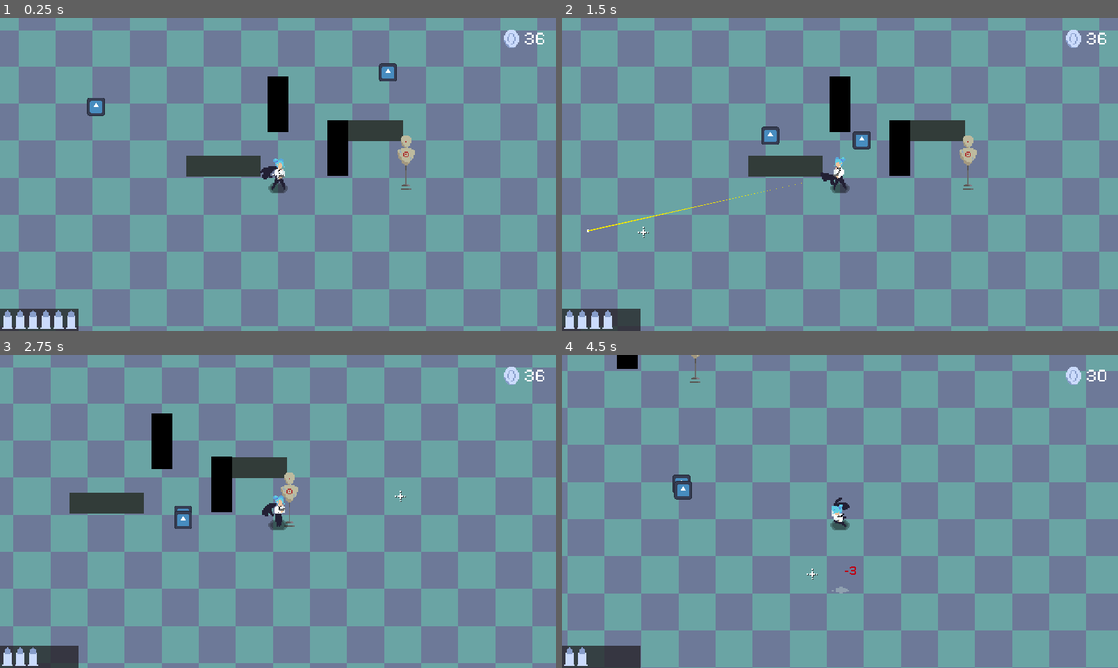
Above: before the commit, frames 1-4 (two rows, left to right).
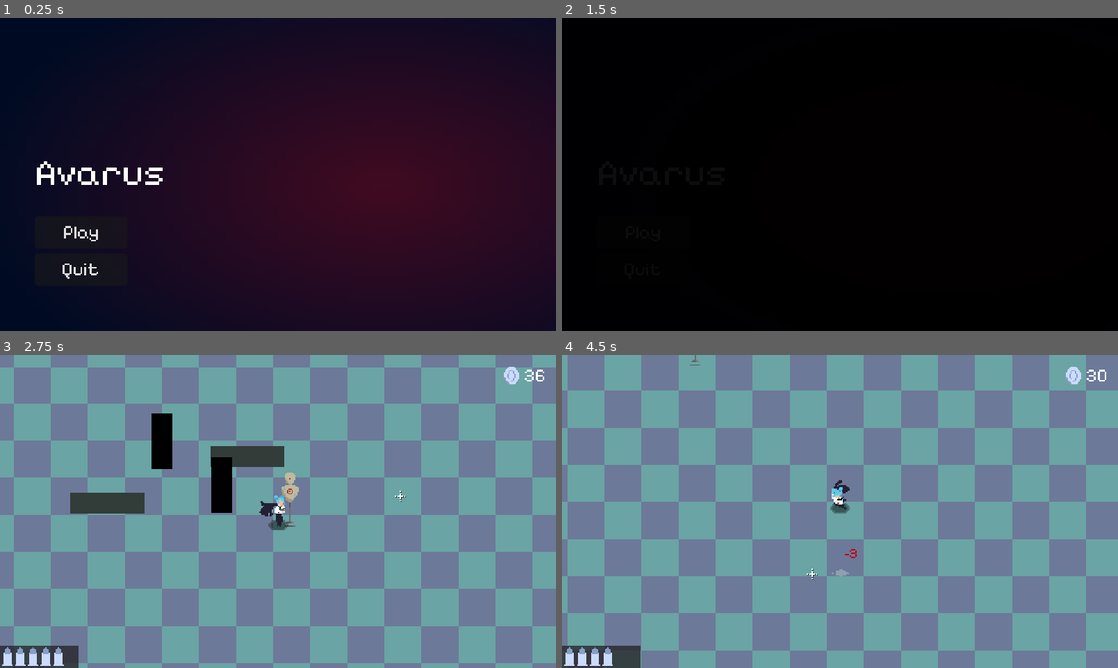
Above: after the commit, the same moments.

Repository: Niimphu/JGJ24
Game: Godot game, scene res://scenes/menu/main_menu.tscn
The game is run twice, just before and just after one commit, with the same random seed, the same clock (stepped at 60 frames per second) and the same inputs. Before the commit the project starts from res://scenes/game/game.tscn. The engine's default icon, where the game draws it, is replaced by a stand-in: a white triangle on a blue panel in a dark square.
Inputs (mouse positions are in pixels of both pictures, inside the frame that each line leads up to):
- Up to frame 1 (0.25 s): no input
- Up to frame 2 (1.5 s): click (645, 233) at 0.5 s, where only the run after the commit has a clickable "Play"; click (645, 233) at 1.25 s, where only the run after the commit has a clickable "Play"
- Up to frame 3 (2.75 s): move the mouse to (400, 495) at 2.02 s; hold D (move_right) from 2.03 s (still down); click (400, 495) at 2.1 s
- Up to frame 4 (4.5 s): move the mouse to (728, 527) at 2.77 s; release D (move_right) at 2.78 s; hold S (move_down) 2.78-3.53 s; tap Space (roll) at 2.85, 4.35 s; move the mouse to (895, 442) at 3.52 s; hold D (move_right) 3.53-4.28 s; click (895, 442) at 3.6 s; move the mouse to (812, 574) at 4.27 s; hold W (move_up) from 4.28 s (still down)

The runs differ from the first frame. In frame 1, 100% of the frame differs, in the area x 0-100%, y 0-100%; in frame 2, 99%; in frame 3, 2.0%; in frame 4, 49%.

Commit message:
game looking like a game

Diff:
--- a/project.godot
+++ b/project.godot
@@ -11,7 +11,7 @@
 [application]
 
 config/name="Avarus"
-run/main_scene="res://scenes/game/game.tscn"
+run/main_scene="res://scenes/menu/main_menu.tscn"
 config/features=PackedStringArray("4.3", "GL Compatibility")
 config/icon="res://icon.svg"
 
--- a/scenes/entities/test_enemy.gd
+++ b/scenes/entities/test_enemy.gd
@@ -6,6 +6,15 @@
 @export var player: Node2D
 @onready var Navigator := $NavigationAgent2D
 var hit_count = 0
+
+func _ready():
+	set_process(false)
+
+
+func begin(player_node: CharacterBody2D):
+	player = player_node
+	set_process(true)
+
 
 func _physics_process(_delta):
 	var direction: Vector2 = to_local(Navigator.get_next_path_position()).normalized()
--- a/scenes/game.tres
+++ b/scenes/game.tres
@@ -1,6 +1,15 @@
-[gd_resource type="Theme" load_steps=2 format=3 uid="uid://bux7k08p0mmee"]
+[gd_resource type="Theme" load_steps=5 format=3 uid="uid://bux7k08p0mmee"]
 
 [ext_resource type="FontFile" uid="uid://csbc04dv7j2bo" path="res://assets/PixelifySans-VariableFont_wght.ttf" id="1_cdi6j"]
 
+[sub_resource type="StyleBoxEmpty" id="StyleBoxEmpty_st22f"]
+
+[sub_resource type="StyleBoxEmpty" id="StyleBoxEmpty_bl6rl"]
+
+[sub_resource type="StyleBoxEmpty" id="StyleBoxEmpty_i8cl3"]
+
 [resource]
 default_font = ExtResource("1_cdi6j")
+Button/styles/focus = SubResource("StyleBoxEmpty_st22f")
+HSeparator/styles/separator = SubResource("StyleBoxEmpty_bl6rl")
+VSeparator/styles/separator = SubResource("StyleBoxEmpty_i8cl3")
--- a/scenes/game/crosshair.gd
+++ b/scenes/game/crosshair.gd
@@ -1,14 +1,5 @@
 extends Sprite2D
 
 
-enum { MENU, GAMING }
-
-var state := GAMING
-
-
 func _process(_delta):
-	if state == GAMING:
-		Input.mouse_mode = Input.MOUSE_MODE_HIDDEN
-		global_position = get_global_mouse_position()
-	elif state == MENU:
-		Input.mouse_mode = Input.MOUSE_MODE_VISIBLE
+	global_position = get_global_mouse_position()
--- a/scenes/game/game.gd
+++ b/scenes/game/game.gd
@@ -1,13 +1,23 @@
 extends Node2D
 
+@export var WaveManager: Node2D
 @export var CoinCount: Control
 
 @onready var popup_scene := preload("res://scenes/ui/popup.tscn")
 
 var coins := 36
+var current_wave := 0
 
 func _ready():
 	CoinCount.text = str(coins)
+	Input.mouse_mode = Input.MOUSE_MODE_HIDDEN
+	spawn_next_wave()
+
+
+func spawn_next_wave():
+	await get_tree().create_timer(3).timeout
+	WaveManager.spawn_wave(current_wave)
+
 
 
 func update_coins(amount: int, location: Vector2) -> bool:
--- a/scenes/game/game.tscn
+++ b/scenes/game/game.tscn
@@ -4,8 +4,8 @@
 [ext_resource type="Texture2D" uid="uid://dwd5xb0es073l" path="res://assets/images/TempBG.png" id="2_76leo"]
 [ext_resource type="Texture2D" uid="uid://df24a41c4c40n" path="res://assets/images/TestWall2.png" id="2_w6x2l"]
 [ext_resource type="PackedScene" uid="uid://cgwpb6lgfpnat" path="res://scenes/entities/player.tscn" id="3_4nq4m"]
+[ext_resource type="Script" path="res://scenes/game/wave_manager.gd" id="3_gjyh1"]
 [ext_resource type="Texture2D" uid="uid://rjpc4qubo5rr" path="res://assets/images/TestWall.png" id="4_b160q"]
-[ext_resource type="PackedScene" uid="uid://lo6v7voiebej" path="res://scenes/entities/test_enemy.tscn" id="4_gjnqo"]
 [ext_resource type="Texture2D" uid="uid://bjj2kiuoqbki0" path="res://assets/images/Dummy.png" id="4_v43ea"]
 [ext_resource type="Texture2D" uid="uid://carlh6hp3gcc2" path="res://assets/images/Crosshair.png" id="5_wq68m"]
 [ext_resource type="Script" path="res://scenes/game/crosshair.gd" id="6_wc28w"]
@@ -25,9 +25,9 @@
 normal = Vector2(-0.999999, 0.00101604)
 
 [sub_resource type="NavigationPolygon" id="NavigationPolygon_xsa1y"]
-vertices = PackedVector2Array(-552.477, 245.828, -5.79688, -0.5625, 33.3203, -1.47656, 70.7031, -1.47656, 523.172, 256.93, 19.0469, -38.7578, 19.0469, -102.273, 33.3203, -64.9922, 525.891, -251.891, 117.477, -31.1172, 117.477, -56.6797, -5.79688, -26.1328, -18.3281, -38.7578, -88.5781, -26.1328, 70.7031, -56.6797, 70.7031, -64.9922, 70.7031, -31.1172, -18.3281, -102.273, -532.094, -253.273, -88.5781, -0.5625)
-polygons = Array[PackedInt32Array]([PackedInt32Array(0, 1, 2, 3, 4), PackedInt32Array(5, 6, 7, 2), PackedInt32Array(8, 4, 9, 10), PackedInt32Array(5, 2, 1, 11), PackedInt32Array(12, 5, 11, 13), PackedInt32Array(10, 14, 15), PackedInt32Array(3, 16, 9, 4), PackedInt32Array(17, 12, 13, 18), PackedInt32Array(15, 7, 6), PackedInt32Array(19, 1, 0), PackedInt32Array(19, 0, 18, 13), PackedInt32Array(17, 18, 8, 6), PackedInt32Array(6, 8, 10, 15)])
-outlines = Array[PackedVector2Array]([PackedVector2Array(-541.685, -263.288, 535.946, -261.874, 533.118, 267.042, -562.898, 255.728)])
+vertices = PackedVector2Array(-542.18, 291.57, -5.79688, -0.5625, 33.3203, -1.47656, 70.7031, -1.47656, 539.758, 291.656, 19.0469, -38.7578, 32.5313, -40.2422, 33.3203, -40.2422, -5.79688, -26.1328, 540.352, -289.711, 115.297, -40.2422, 115.297, -65.7969, 19.0469, -102.273, 32.5313, -65.7969, -18.3281, -38.7578, -88.5781, -26.1328, 70.7031, -40.2422, -18.3281, -102.273, -538.852, -290.172, -88.5781, -0.5625)
+polygons = Array[PackedInt32Array]([PackedInt32Array(0, 1, 2, 3, 4), PackedInt32Array(5, 6, 7, 2, 1, 8), PackedInt32Array(9, 4, 10, 11), PackedInt32Array(6, 5, 12, 13), PackedInt32Array(14, 5, 8, 15), PackedInt32Array(3, 16, 10, 4), PackedInt32Array(17, 14, 15, 18), PackedInt32Array(19, 1, 0), PackedInt32Array(19, 0, 18, 15), PackedInt32Array(17, 18, 9, 12), PackedInt32Array(12, 9, 11, 13)])
+outlines = Array[PackedVector2Array]([PackedVector2Array(-548.797, -300.179, 550.364, -299.708, 549.75, 301.671, -552.243, 301.57)])
 
 [sub_resource type="RectangleShape2D" id="RectangleShape2D_j8tcv"]
 size = Vector2(62.7732, 5.56218)
@@ -38,8 +38,9 @@
 [sub_resource type="CircleShape2D" id="CircleShape2D_f5gu8"]
 radius = 3.38644
 
-[node name="Game" type="Node2D" node_paths=PackedStringArray("CoinCount")]
+[node name="Game" type="Node2D" node_paths=PackedStringArray("WaveManager", "CoinCount")]
 script = ExtResource("1_crdur")
+WaveManager = NodePath("WaveManager")
 CoinCount = NodePath("CanvasLayer/UI/MarginContainer/HBoxContainer/CoinCount")
 
 [node name="TempBG" type="Sprite2D" parent="."]
@@ -49,7 +50,7 @@
 [node name="WorldBoundary" type="StaticBody2D" parent="."]
 
 [node name="CollisionShape2D" type="CollisionShape2D" parent="WorldBoundary"]
-position = Vector2(0.583679, -273.831)
+position = Vector2(-0.416321, -281.831)
 shape = SubResource("WorldBoundaryShape2D_mrjqw")
 
 [node name="CollisionShape2D2" type="CollisionShape2D" parent="WorldBoundary"]
@@ -57,26 +58,86 @@
 shape = SubResource("WorldBoundaryShape2D_vr6le")
 
 [node name="CollisionShape2D3" type="CollisionShape2D" parent="WorldBoundary"]
-position = Vector2(-568.45, -0.0517654)
+position = Vector2(-540.732, -1.31171)
 shape = SubResource("WorldBoundaryShape2D_dg3de")
 
 [node name="CollisionShape2D4" type="CollisionShape2D" parent="WorldBoundary"]
-position = Vector2(570.264, -0.251038)
+position = Vector2(537.506, -4.03079)
 shape = SubResource("WorldBoundaryShape2D_dtels")
+
+[node name="WaveManager" type="Node2D" parent="." node_paths=PackedStringArray("EnemiesFolder", "Player")]
+script = ExtResource("3_gjyh1")
+EnemiesFolder = NodePath("../Entities/Enemies")
+Player = NodePath("../Entities/Player")
+
+[node name="SpawnPoint" type="Node2D" parent="WaveManager"]
+position = Vector2(-490.212, -247.388)
+
+[node name="SpawnPoint2" type="Node2D" parent="WaveManager"]
+position = Vector2(-338.547, -248.58)
+
+[node name="SpawnPoint3" type="Node2D" parent="WaveManager"]
+position = Vector2(-177.347, -253.858)
+
+[node name="SpawnPoint4" type="Node2D" parent="WaveManager"]
+position = Vector2(-7.80463, -254.811)
+
+[node name="SpawnPoint5" type="Node2D" parent="WaveManager"]
+position = Vector2(134.262, -248.106)
+
+[node name="SpawnPoint6" type="Node2D" parent="WaveManager"]
+position = Vector2(287.157, -253.592)
+
+[node name="SpawnPoint7" type="Node2D" parent="WaveManager"]
+position = Vector2(418.366, -251.14)
+
+[node name="SpawnPoint8" type="Node2D" parent="WaveManager"]
+position = Vector2(458.042, -122.217)
+
+[node name="SpawnPoint9" type="Node2D" parent="WaveManager"]
+position = Vector2(453.415, -4.46388)
+
+[node name="SpawnPoint10" type="Node2D" parent="WaveManager"]
+position = Vector2(453.483, 103.724)
+
+[node name="SpawnPoint11" type="Node2D" parent="WaveManager"]
+position = Vector2(447.49, 198.117)
+
+[node name="SpawnPoint12" type="Node2D" parent="WaveManager"]
+position = Vector2(371.077, 226.585)
+
+[node name="SpawnPoint13" type="Node2D" parent="WaveManager"]
+position = Vector2(201.768, 223.589)
+
+[node name="SpawnPoint14" type="Node2D" parent="WaveManager"]
+position = Vector2(72.9134, 223.589)
+
+[node name="SpawnPoint15" type="Node2D" parent="WaveManager"]
+position = Vector2(-39.4597, 228.083)
+
+[node name="SpawnPoint16" type="Node2D" parent="WaveManager"]
+position = Vector2(-166.816, 225.087)
+
+[node name="SpawnPoint17" type="Node2D" parent="WaveManager"]
+position = Vector2(-298.667, 222.09)
+
+[node name="SpawnPoint18" type="Node2D" parent="WaveManager"]
+position = Vector2(-417.033, 226.585)
+
+[node name="SpawnPoint19" type="Node2D" parent="WaveManager"]
+position = Vector2(-452.992, 139.683)
+
+[node name="SpawnPoint20" type="Node2D" parent="WaveManager"]
+position = Vector2(-470.972, 0.340805)
+
+[node name="SpawnPoint21" type="Node2D" parent="WaveManager"]
+position = Vector2(-479.962, -106.039)
 
 [node name="Entities" type="Node2D" parent="."]
 y_sort_enabled = true
 
 [node name="Enemies" type="Node2D" parent="Entities"]
 y_sort_enabled = true
-
-[node name="TestEnemy" parent="Entities/Enemies" node_paths=PackedStringArray("player") instance=ExtResource("4_gjnqo")]
-position = Vector2(111.808, -102.899)
-player = NodePath("../../Player")
-
-[node name="TestEnemy2" parent="Entities/Enemies" node_paths=PackedStringArray("player") instance=ExtResource("4_gjnqo")]
-position = Vector2(-175.062, -69.9355)
-player = NodePath("../../Player")
 
 [node name="Player" parent="Entities" node_paths=PackedStringArray("BulletManager", "Game", "AmmoCount") instance=ExtResource("3_4nq4m")]
 BulletManager = NodePath("../../BulletManager")
@@ -90,6 +151,8 @@
 limit_top = -304
 limit_right = 606
 limit_bottom = 304
+position_smoothing_enabled = true
+position_smoothing_speed = 20.0
 
 [node name="NavigationRegion2D" type="NavigationRegion2D" parent="Entities"]
 y_sort_enabled = true
@@ -125,7 +188,7 @@
 vertices = PackedVector2Array(-9.99255, -30.0062, 6.52525, -30.0062, 6.17129, 13.412, -10.1105, 12.94)
 
 [node name="StaticBody2D3" type="StaticBody2D" parent="Entities/NavigationRegion2D"]
-position = Vector2(76.0085, -49.887)
+position = Vector2(73.8258, -59.0146)
 
 [node name="Sprite2D" type="Sprite2D" parent="Entities/NavigationRegion2D/StaticBody2D3"]
 texture = ExtResource("2_w6x2l")
--- /dev/null
+++ b/scenes/game/wave_manager.gd
@@ -0,0 +1,61 @@
+extends Node2D
+
+@export var EnemiesFolder: Node2D
+@export var Player: Node2D
+
+@onready var test_enemy := preload("res://scenes/entities/test_enemy.tscn")
+@onready var spawn_points := get_children().map(func(point: Node2D): return point.global_position)
+
+@onready var waves = [
+	[ # Wave 1
+		{ "type": test_enemy, "count": 3 },
+		{ "type": test_enemy, "count": 5 }
+	#],
+	#[ # Wave 2
+		#{ "type": EnemyB, "count": 5 },
+		#{ "type": EnemyC, "count": 2 },
+		#{ "type": EnemyB, "count": 2, "type2": EnemyC, "count2": 1 }
+	]
+]
+
+var burst_delay := 5 # time between bursts during wave
+
+
+func spawn_wave(wave_number: int):
+	for burst in waves[wave_number]:
+		spawn_burst(burst)
+		await get_tree().create_timer(burst_delay).timeout
+
+
+func spawn_burst(burst: Dictionary):
+	var valid_spawns := get_furthest_points(10)
+
+	for i in range(burst["count"]):
+		var enemy = burst["type"].instantiate()
+		# Add the enemy to the scene at some spawn location
+		add_child(enemy)
+		enemy.global_position = valid_spawns[randi() % 6]
+		enemy.begin(Player)
+		await get_tree().create_timer(0.15).timeout
+
+	if burst.has("type2"):
+		for i in range(burst["count2"]):
+			var enemy = burst["type2"].instance()
+			add_child(enemy)
+			enemy.global_position = valid_spawns[randi() % 6]
+			enemy.begin(Player)
+			await get_tree().create_timer(0.15).timeout
+
+
+func get_furthest_points(num_points: int) -> Array:
+	var distances := []
+	for point in spawn_points:
+		var distance := Player.global_position.distance_to(point)
+		distances.append({"point": point, "distance": distance})
+
+	distances.sort_custom(func(a, b): return b["distance"] < a["distance"])
+	var furthest_points = []
+	for i in range(min(num_points, distances.size())):
+		furthest_points.append(distances[i]["point"])
+
+	return furthest_points
--- /dev/null
+++ b/scenes/menu/main_menu.gd
@@ -0,0 +1,13 @@
+extends Control
+
+
+func _on_play_button_down():
+	$AnimationPlayer.play("fade_out")
+
+
+func _on_quit_pressed():
+	get_tree().quit()
+
+
+func _on_animation_player_animation_finished(_anim_name):
+	get_tree().change_scene_to_file("res://scenes/game/game.tscn")
--- /dev/null
+++ b/scenes/menu/main_menu.tscn
@@ -0,0 +1,140 @@
+[gd_scene load_steps=8 format=3 uid="uid://ebtks0qctycu"]
+
+[ext_resource type="Theme" uid="uid://bux7k08p0mmee" path="res://scenes/game.tres" id="1_hrb3f"]
+[ext_resource type="Script" path="res://scenes/menu/main_menu.gd" id="2_3hfmb"]
+
+[sub_resource type="Gradient" id="Gradient_kgv3y"]
+colors = PackedColorArray(0.255426, 0.0398709, 0.130348, 1, 0, 0.0443334, 0.14, 1)
+
+[sub_resource type="GradientTexture2D" id="GradientTexture2D_vjv3t"]
+gradient = SubResource("Gradient_kgv3y")
+fill = 1
+fill_from = Vector2(0.692661, 0.541284)
+fill_to = Vector2(0.100917, 0.0825688)
+
+[sub_resource type="Animation" id="Animation_vbost"]
+length = 0.001
+tracks/0/type = "value"
+tracks/0/imported = false
+tracks/0/enabled = true
+tracks/0/path = NodePath("Fade:color")
+tracks/0/interp = 1
+tracks/0/loop_wrap = true
+tracks/0/keys = {
+"times": PackedFloat32Array(0),
+"transitions": PackedFloat32Array(1),
+"update": 0,
+"values": [Color(0, 0, 0, 0)]
+}
+
+[sub_resource type="Animation" id="Animation_7xav2"]
+resource_name = "fade_out"
+tracks/0/type = "value"
+tracks/0/imported = false
+tracks/0/enabled = true
+tracks/0/path = NodePath("Fade:color")
+tracks/0/interp = 1
+tracks/0/loop_wrap = true
+tracks/0/keys = {
+"times": PackedFloat32Array(0, 1),
+"transitions": PackedFloat32Array(1, 1),
+"update": 0,
+"values": [Color(0, 0, 0, 0), Color(0, 0, 0, 1)]
+}
+
+[sub_resource type="AnimationLibrary" id="AnimationLibrary_i40jn"]
+_data = {
+"RESET": SubResource("Animation_vbost"),
+"fade_out": SubResource("Animation_7xav2")
+}
+
+[node name="MainMenu" type="Control"]
+layout_mode = 3
+anchors_preset = 15
+anchor_right = 1.0
+anchor_bottom = 1.0
+grow_horizontal = 2
+grow_vertical = 2
+theme = ExtResource("1_hrb3f")
+script = ExtResource("2_3hfmb")
+
+[node name="Music" type="AudioStreamPlayer" parent="."]
+autoplay = true
+
+[node name="TextureRect" type="TextureRect" parent="."]
+layout_mode = 1
+anchors_preset = 15
+anchor_right = 1.0
+anchor_bottom = 1.0
+grow_horizontal = 2
+grow_vertical = 2
+texture = SubResource("GradientTexture2D_vjv3t")
+
+[node name="MarginContainer" type="MarginContainer" parent="."]
+layout_mode = 1
+anchors_preset = 15
+anchor_right = 1.0
+anchor_bottom = 1.0
+grow_horizontal = 2
+grow_vertical = 2
+theme_override_constants/margin_left = 30
+theme_override_constants/margin_top = 30
+theme_override_constants/margin_right = 30
+theme_override_constants/margin_bottom = 30
+
+[node name="VBoxContainer" type="VBoxContainer" parent="MarginContainer"]
+layout_mode = 2
+size_flags_horizontal = 0
+
+[node name="HSeparator" type="HSeparator" parent="MarginContainer/VBoxContainer"]
+layout_mode = 2
+theme_override_constants/separation = 80
+
+[node name="Title" type="Label" parent="MarginContainer/VBoxContainer"]
+layout_mode = 2
+theme_override_font_sizes/font_size = 32
+text = "Avarus"
+
+[node name="HSeparator2" type="HSeparator" parent="MarginContainer/VBoxContainer"]
+layout_mode = 2
+theme_override_constants/separation = 10
+
+[node name="Play" type="Button" parent="MarginContainer/VBoxContainer"]
+custom_minimum_size = Vector2(80, 0)
+layout_mode = 2
+size_flags_horizontal = 0
+text = "Play"
+
+[node name="Settings" type="Button" parent="MarginContainer/VBoxContainer"]
+visible = false
+custom_minimum_size = Vector2(80, 0)
+layout_mode = 2
+size_flags_horizontal = 0
+text = "Settings"
+
+[node name="Quit" type="Button" parent="MarginContainer/VBoxContainer"]
+custom_minimum_size = Vector2(80, 0)
+layout_mode = 2
+size_flags_horizontal = 0
+text = "Quit"
+
+[node name="AnimationPlayer" type="AnimationPlayer" parent="."]
+libraries = {
+"": SubResource("AnimationLibrary_i40jn")
+}
+
+[node name="Fade" type="ColorRect" parent="."]
+layout_mode = 1
+anchors_preset = 15
+anchor_right = 1.0
+anchor_bottom = 1.0
+grow_horizontal = 2
+grow_vertical = 2
+mouse_filter = 2
+color = Color(0, 0, 0, 0)
+metadata/_edit_lock_ = true
+
+[connection signal="button_down" from="MarginContainer/VBoxContainer/Play" to="." method="_on_play_button_down"]
+[connection signal="button_down" from="MarginContainer/VBoxContainer/Settings" to="." method="_on_settings_button_down"]
+[connection signal="pressed" from="MarginContainer/VBoxContainer/Quit" to="." method="_on_quit_pressed"]
+[connection signal="animation_finished" from="AnimationPlayer" to="." method="_on_animation_player_animation_finished"]
